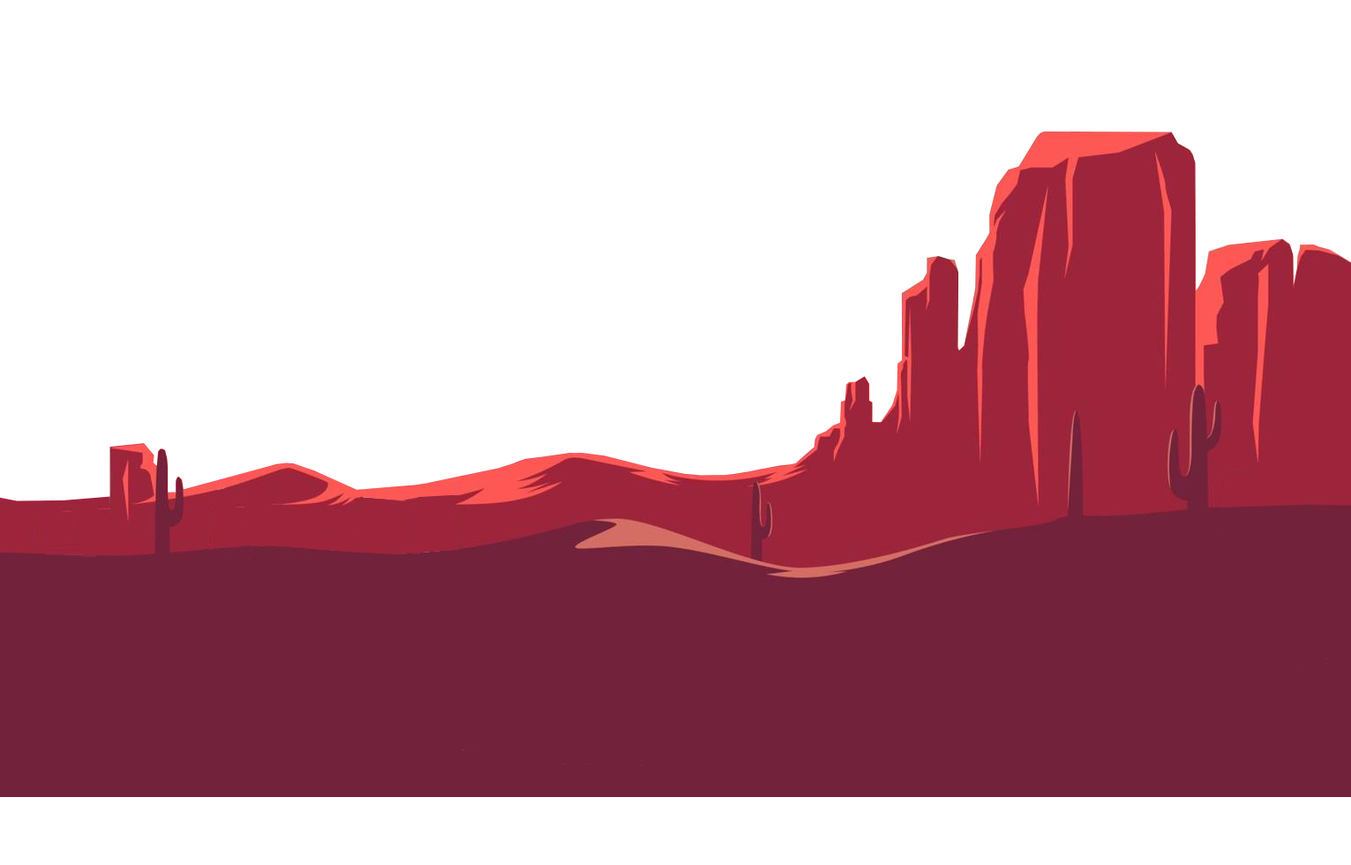
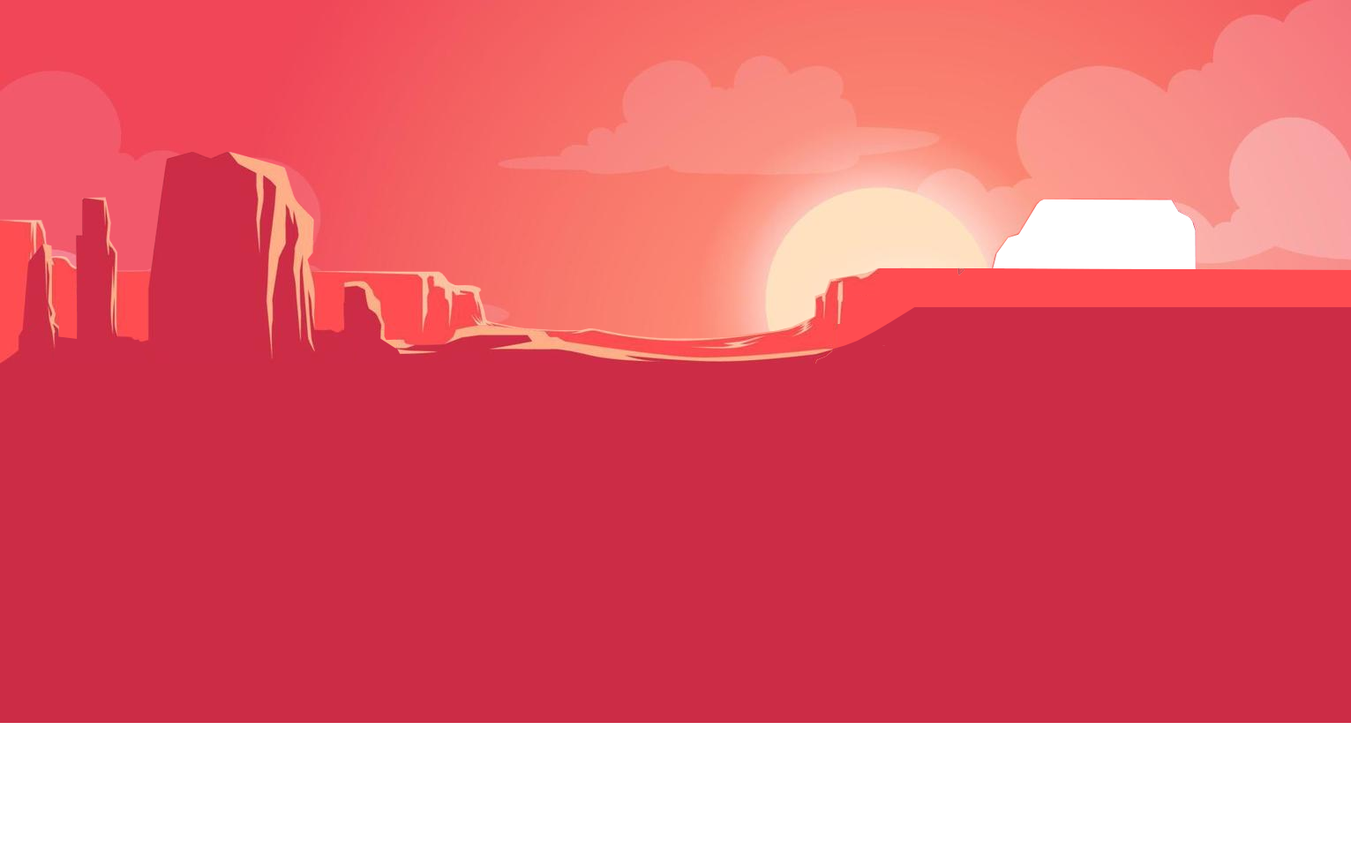
Layered file, before and after one edit (1351x865). Changes by layer:
hid "Calque 34" over [left=0, top=130, right=1351, bottom=797]
added layer "Calque 42" above "Calque 41" over [left=0, top=151, right=1351, bottom=723]
added layer "Calque 41" above "Arrière-plan" over [left=0, top=0, right=1351, bottom=481]
